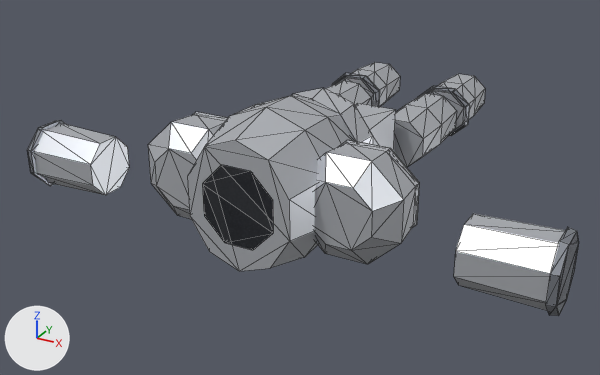
A saved change to the glTF model client/public/models/armour/armor_plate.glb.
Rendered twice from a 50 mm lens placed at (1.5, -4.34, 1.29), pointed at (-0.14, -1.36, -0.2). Every picture has the same lights, and +X, +Y and +Z are marked at lower left. The picture after the commit comes second. Mesh edges are drawn as thin lines. Vertices at exactly the same position are counted once.

Before the edit, the objects in view are built like this:
```python
ob_lowerarml = bpy.data.objects.new('LowerArmL', me_lowerarml)
ob_lowerarml.location = (0.0, 0.0, 0.0)
ob_lowerarmr = bpy.data.objects.new('LowerArmR', me_lowerarmr)
ob_lowerarmr.location = (0.0, 0.0, 0.0)
ob_torso = bpy.data.objects.new('Torso', me_torso)
ob_torso.location = (0.0, 0.0, 0.0)
ob_upperarml = bpy.data.objects.new('UpperArmL', me_upperarml)
ob_upperarml.location = (0.0, 0.0, 0.0)
ob_upperarmr = bpy.data.objects.new('UpperArmR', me_upperarmr)
ob_upperarmr.location = (0.0, 0.0, 0.0)
ob_upperlegl = bpy.data.objects.new('UpperLegL', me_upperlegl)
ob_upperlegl.location = (0.0, 0.0, 0.0)
# also in view: 'LowerLegL' at (0.24, -0.44, 0.0); 'Abdomen' at (0.0, -1.35, 0.06); 'LowerLegR' at (-0.24, -0.44, 0.0); 'UpperLegR' at (-0.22, -0.9, 0.0)
```
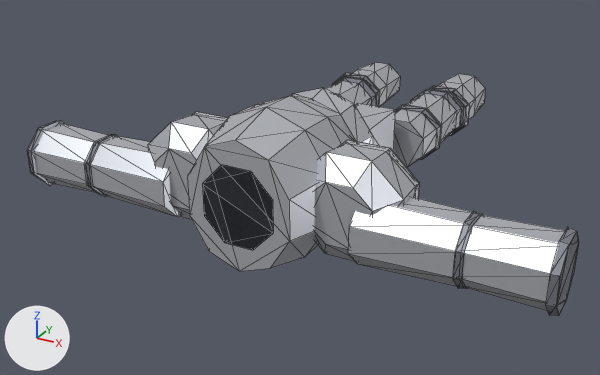
Scene script edits in JSON lines:
```json
{"block": "me_lowerarml", "where": "# used by ob_lowerarml; location = (0.0, 0.0, 0.0)"}
{"op": "remove", "block": "me_lowerarml", "code": "me_lowerarml.from_pydata(...)  # 32 vertices, 56 faces; spans x 0.78..1.12, y -1.996..-1.724, z -0.176..0.096"}
{"op": "add", "block": "me_lowerarml", "code": "me_lowerarml.from_pydata(...)  # 48 vertices, 84 faces; spans x 0.78..1.12, y -1.996..-1.724, z -0.176..0.096"}
{"block": "me_lowerarml", "change": "me_lowerarml part 1: a new loose piece, an 8-sided cut cone along x (radius 0.135 at the low end, 0.13 at the high end) spanning x 0.78..0.81, y -1.985..-1.735, z -0.165..0.085, in mat_darksteel (grey #90959e)"}
{"block": "me_lowerarmr", "where": "# used by ob_lowerarmr; location = (0.0, 0.0, 0.0)"}
{"op": "remove", "block": "me_lowerarmr", "code": "me_lowerarmr.from_pydata(...)  # 32 vertices, 56 faces; spans x -1.12..-0.78, y -1.996..-1.724, z -0.176..0.096"}
{"op": "add", "block": "me_lowerarmr", "code": "me_lowerarmr.from_pydata(...)  # 48 vertices, 84 faces; spans x -1.12..-0.78, y -1.996..-1.724, z -0.176..0.096"}
{"block": "me_lowerarmr", "change": "me_lowerarmr part 2: a new loose piece, an 8-sided cut cone along x (radius 0.13 at the low end, 0.135 at the high end) spanning x -0.81..-0.78, y -1.985..-1.735, z -0.165..0.085, in mat_darksteel (grey #90959e)"}
{"block": "me_upperarml", "where": "# used by ob_upperarml; location = (0.0, 0.0, 0.0)"}
{"op": "remove", "block": "me_upperarml", "code": "me_upperarml.from_pydata(...)  # 48 vertices, 76 faces; spans x 0.128..0.552, y -1.95..-1.7, z -0.182..0.222"}
{"op": "add", "block": "me_upperarml", "code": "me_upperarml.from_pydata(...)  # 64 vertices, 104 faces; spans x 0.128..0.8, y -1.99..-1.7, z -0.182..0.222"}
{"block": "me_upperarml", "change": "me_upperarml part 3: a new loose piece, an 8-sided cut cone along x (radius 0.141 at the low end, 0.129 at the high end) spanning x 0.4..0.8, y -1.99..-1.73, z -0.17..0.09, in mat_steel (light grey #cbced4)"}
{"block": "me_upperarmr", "where": "# used by ob_upperarmr; location = (0.0, 0.0, 0.0)"}
{"op": "remove", "block": "me_upperarmr", "code": "me_upperarmr.from_pydata(...)  # 48 vertices, 76 faces; spans x -0.552..-0.128, y -1.95..-1.7, z -0.182..0.222"}
{"op": "add", "block": "me_upperarmr", "code": "me_upperarmr.from_pydata(...)  # 64 vertices, 104 faces; spans x -0.8..-0.128, y -1.99..-1.7, z -0.182..0.222"}
{"block": "me_upperarmr", "change": "me_upperarmr part 4: a new loose piece, an 8-sided cut cone along x (radius 0.129 at the low end, 0.141 at the high end) spanning x -0.8..-0.4, y -1.99..-1.73, z -0.17..0.09, in mat_steel (light grey #cbced4)"}
{"block": "me_upperlegl", "where": "# used by ob_upperlegl; location = (0.0, 0.0, 0.0)"}
{"op": "remove", "block": "me_upperlegl", "code": "me_upperlegl.from_pydata(...)  # 24 vertices, 44 faces; spans x 0.095..0.345, y -1.12..-0.69, z -0.112..0.112"}
{"op": "add", "block": "me_upperlegl", "code": "me_upperlegl.from_pydata(...)  # 72 vertices, 120 faces; spans x 0.085..0.355, y -1.12..-0.6, z -0.122..0.122"}
{"block": "me_upperlegl", "change": "me_upperlegl part 5: a new loose piece of 24 vertices spanning x 0.085..0.355, y -0.986..-0.934, z -0.122..0.122, in mat_darksteel (grey #90959e)"}
{"block": "me_upperlegl", "change": "me_upperlegl part 6: a new loose piece of 24 vertices spanning x 0.093..0.347, y -0.73..-0.6, z -0.117..0.117, in mat_darksteel (grey #90959e)"}
{"op": "add", "block": "me_upperlegl", "code": "me_upperlegl.materials.append(mat_darksteel)  # grey #90959e"}
```

What differs and where, as boxes (x1, y1, x2, y2) in the pictures (600 x 375 px):
```json
{"object": "UpperArmL", "change": "reshaped", "before": [314, 140, 419, 264], "after": [314, 140, 472, 286], "on screen": "50% wider, 18% taller"}
{"object": "LowerArmL", "change": "reshaped", "before": [454, 214, 579, 316], "after": [453, 211, 579, 316]}
{"object": "UpperArmR", "change": "reshaped", "before": [148, 112, 227, 219], "after": [90, 112, 227, 219]}
{"object": "LowerArmR", "change": "reshaped", "before": [27, 120, 129, 195], "after": [27, 120, 117, 197]}
{"object": "UpperLegL", "change": "reshaped", "before": [394, 94, 456, 167], "after": [394, 89, 461, 167], "on screen": "8% wider, 7% taller"}
{"part": 1, "of": "me_lowerarml", "change": "added", "after": [453, 211, 482, 289]}
{"part": 2, "of": "me_lowerarmr", "change": "added", "after": [84, 135, 117, 197]}
{"part": 3, "of": "me_upperarml", "change": "added", "after": [348, 197, 472, 286]}
{"part": 4, "of": "me_upperarmr", "change": "added", "after": [90, 136, 181, 217]}
{"part": 5, "of": "me_upperlegl", "change": "added", "after": [395, 105, 441, 160]}
{"part": 6, "of": "me_upperlegl", "change": "added", "after": [411, 89, 461, 135]}
```
